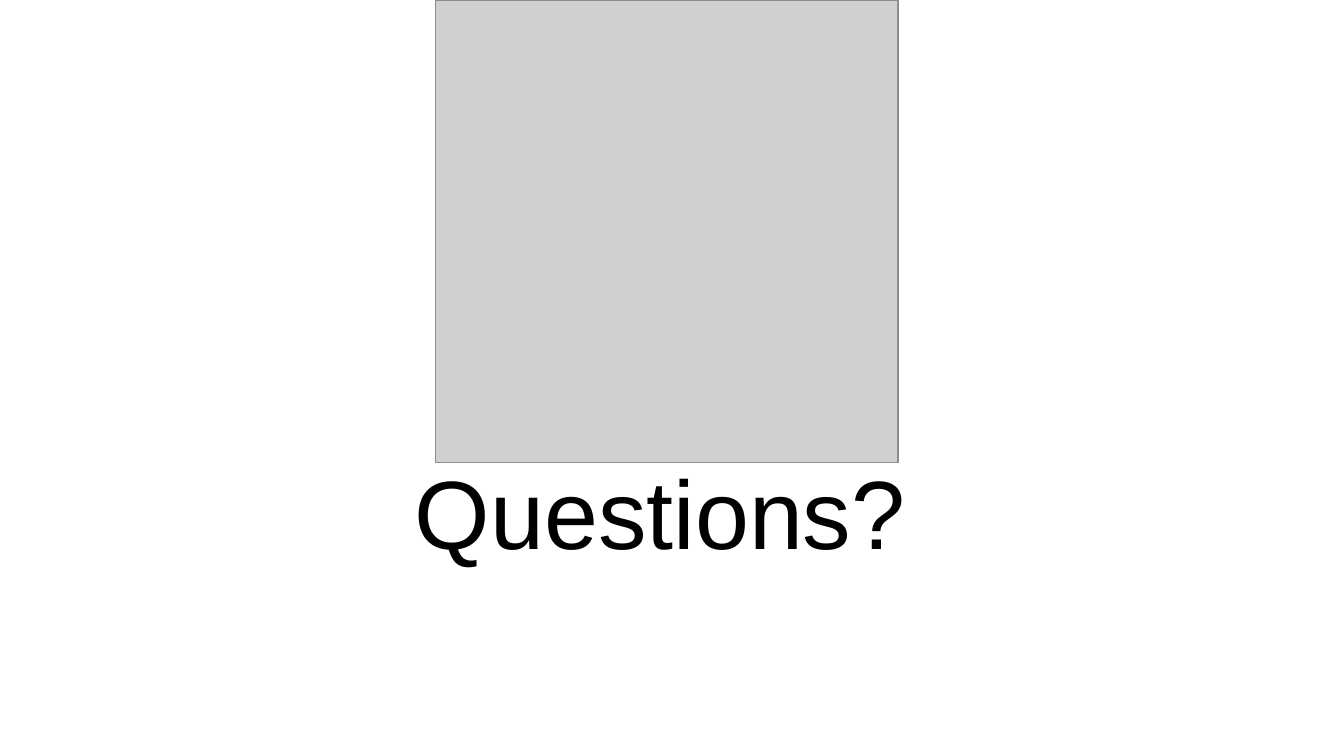
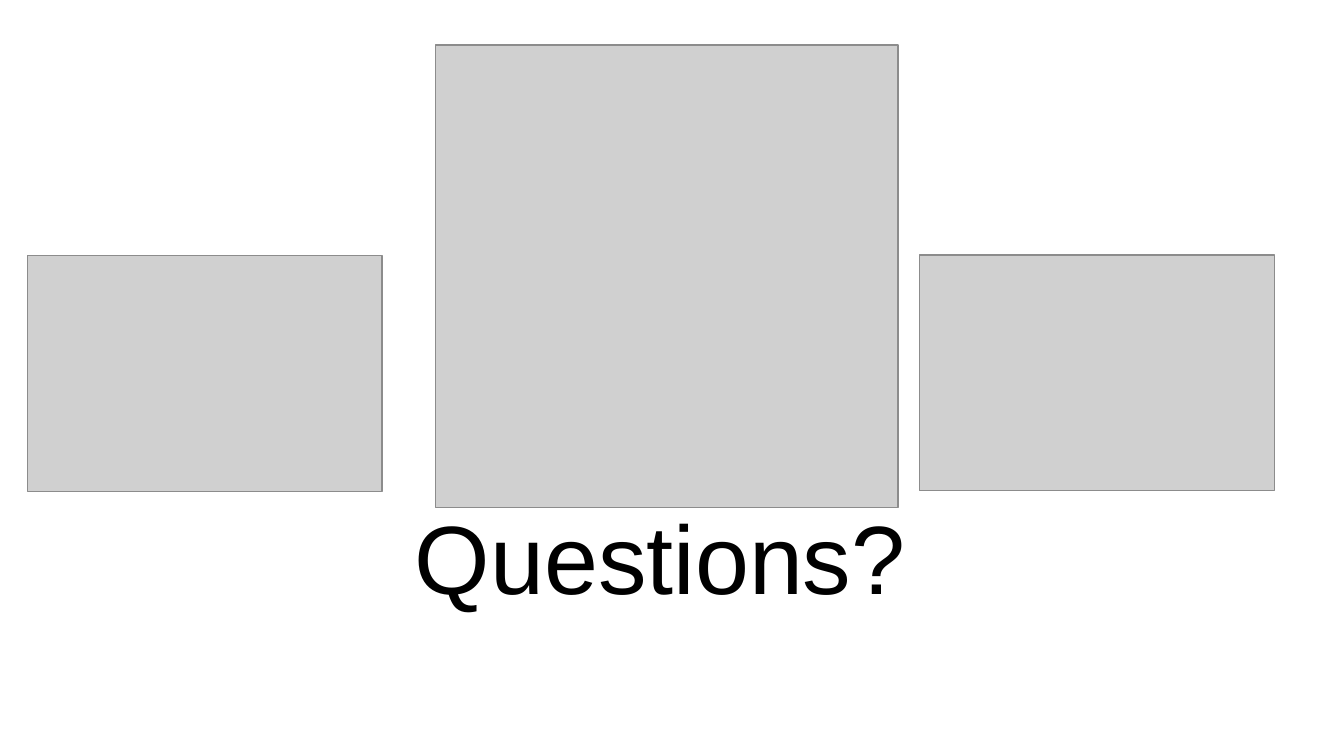
Before and after one commit to michaelachrisco/deno-developer-talk, a slide deck: slide 15 of Introduction to Deno.pptx (slide 11 before the commit). Drawn at 1344x756 pixels with LibreOffice and Linux fonts; fonts in the diff are those of the drawing; grey boxes stand for pictures. Boxes give left, top, right and bottom in pixels: in the first picture for what was removed or moved away, otherwise in the second. Text is boxed around its words. In the diff, an @@ line names an element or a change of style, - is before the commit and + after.

```diff
--- a/Introduction to Deno.pptx
+++ b/Introduction to Deno.pptx
@@ picture: place and size @@
-picture at [435,0,898,462]
+picture at [435,44,898,507]
@@ picture added at [28,255,383,491] @@
@@ picture added at [919,255,1274,491] @@
@@ title "Questions?": place and size @@
-title "Questions?" at [415,478,905,567]
+title "Questions?" at [415,523,905,611]
```
Also in this commit, not shown: 7 other slides changed, 4 slides added, 1 other file.
